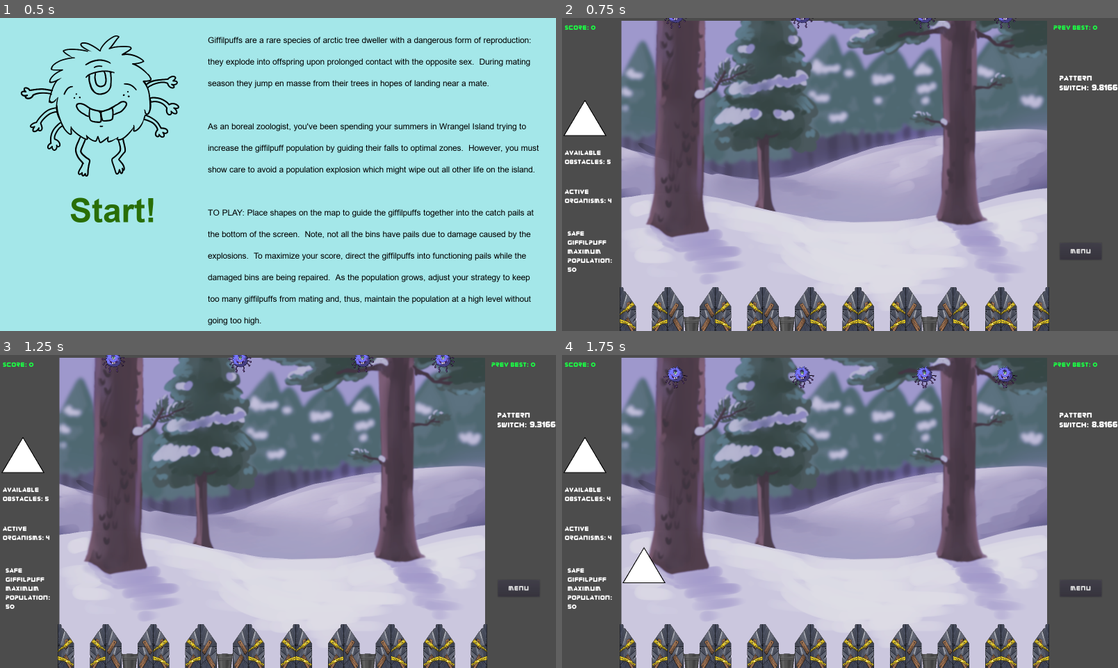
Above: before the commit, frames 1-4 (two rows, left to right).
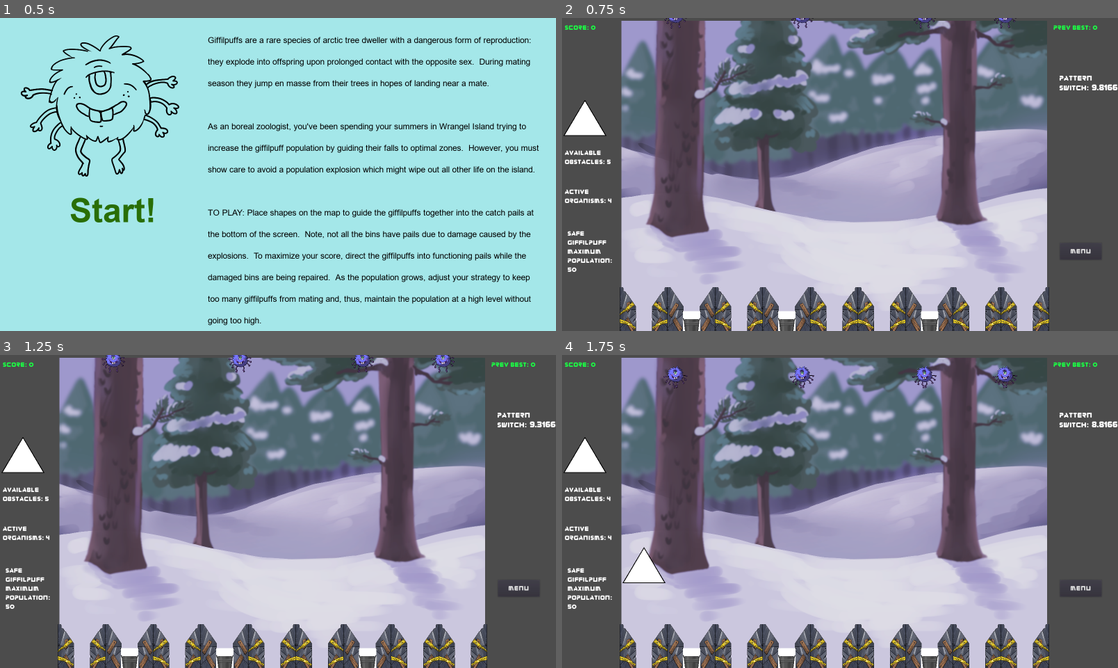
Above: after the commit, the same moments.

Repository: TreyDettmer/UP-Game-Jam-22
Game: Godot game, scene res://Scenes/MainMenu.tscn
The game is run twice, just before and just after one commit, with the same random seed, the same clock (stepped at 60 frames per second) and the same inputs.
Inputs (mouse positions are in pixels of both pictures, inside the frame that each line leads up to):
- Up to frame 1 (0.5 s): no input
- Up to frame 2 (0.75 s): click "Start!" at 0.5 s
- Up to frame 3 (1.25 s): no input
- Up to frame 4 (1.75 s): drag from (584, 470) to (645, 664) at 1.27 s

Frame 1 is identical in both runs. In frame 2, 0.3% of the frame differs, in the area x 21-68%, y 93-100%; in frame 3, 0.3%; in frame 4, 0.3%.

Commit message:
Added scenes

Diff:
--- a/Project/Scenes/ScoreBucket.tscn
+++ b/Project/Scenes/ScoreBucket.tscn
@@ -25,6 +25,9 @@
 "name": "default",
 "speed": 15.0
 } ]
+
+[sub_resource type="CanvasItemMaterial" id=3]
+blend_mode = 4
 
 [node name="ScoreBucket" type="StaticBody2D" groups=["ScoreBucket"]]
 scale = Vector2( 0.08, 0.08 )
@@ -73,8 +76,10 @@
 frames = SubResource( 2 )
 
 [node name="BucketNoLid" type="Sprite" parent="."]
-position = Vector2( 0, 50 )
+material = SubResource( 3 )
+position = Vector2( 0, 60 )
 scale = Vector2( 0.085, 0.09 )
+z_index = 1
 texture = ExtResource( 12 )
 
 [connection signal="body_entered" from="Area2D" to="." method="_on_Area2D_body_entered"]
Not shown: 1 places in Project/Scenes/ScoreBucket.tscn that only renumber resources
